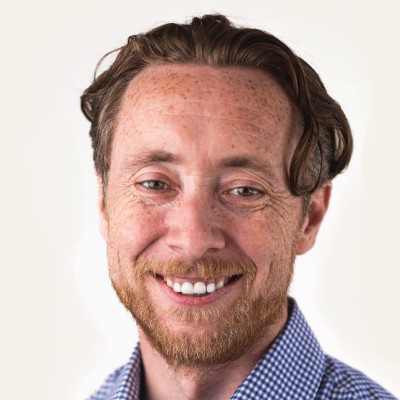
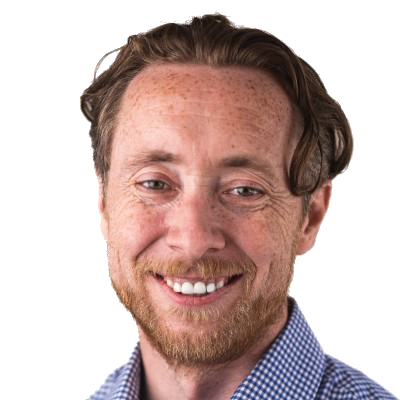
Layer changes from the first 400 × 400 image to the second:
painted on "Layer 1" over left=9, top=0, right=400, bottom=400
hid "Layer 2" over left=0, top=0, right=400, bottom=400